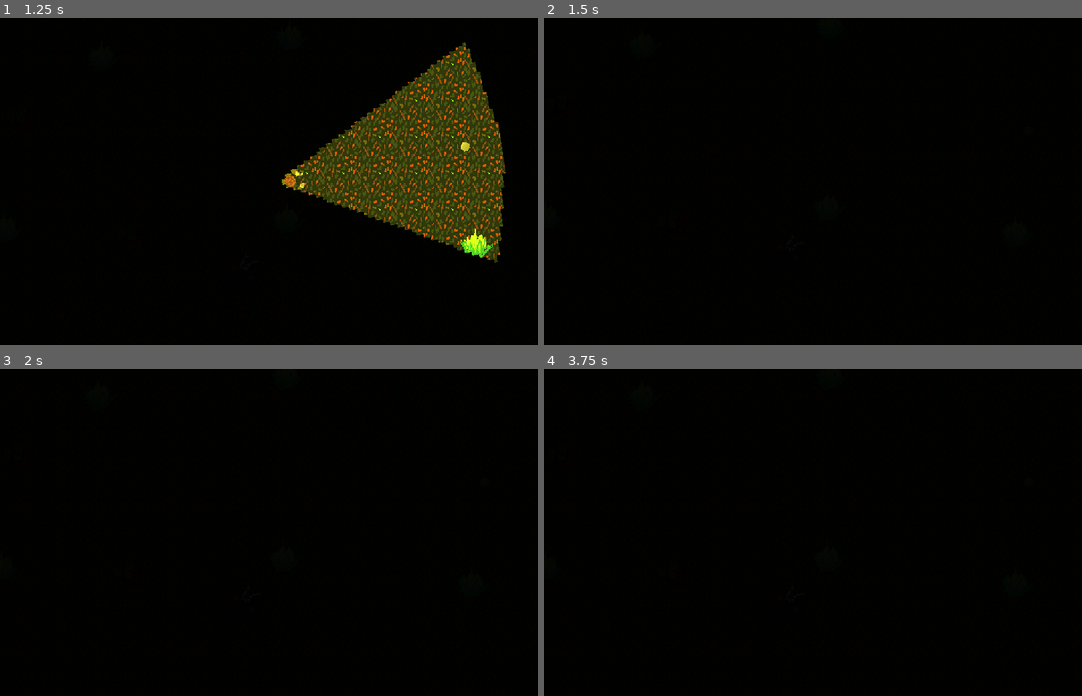
Above: before the commit, frames 1-4 (two rows, left to right).
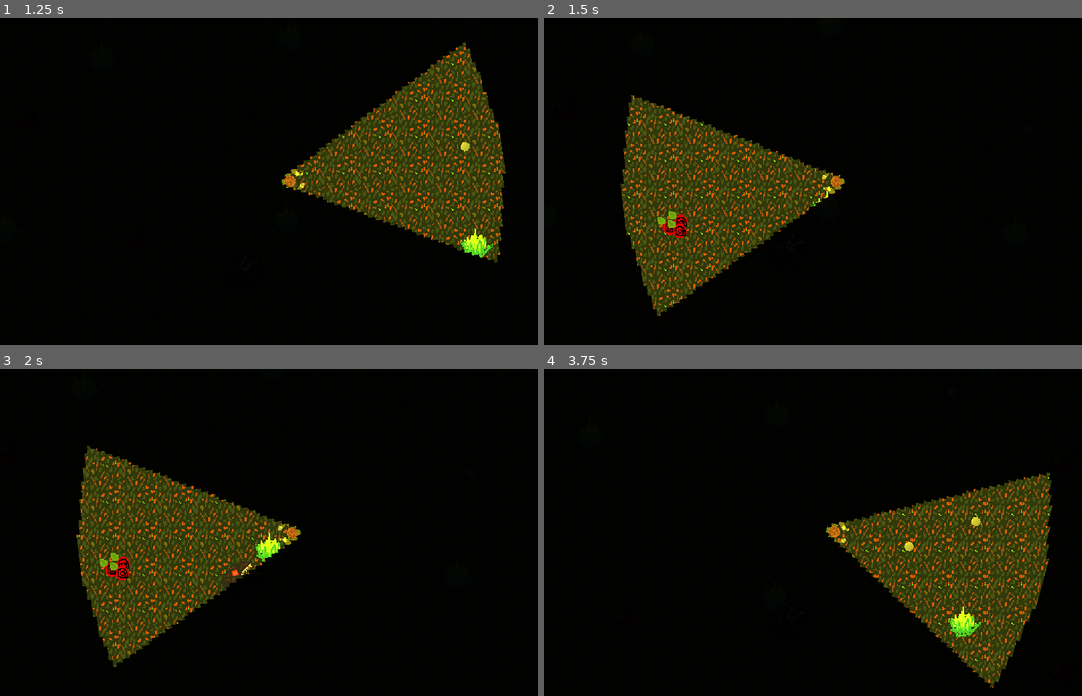
Above: after the commit, the same moments.

Repository: JMWProductions/mysterious-forest
Game: Godot game, scene res://scenes/World.tscn
The game is run twice, just before and just after one commit, with the same random seed, the same clock (stepped at 60 frames per second) and the same inputs.
Inputs (mouse positions are in pixels of both pictures, inside the frame that each line leads up to):
- Up to frame 1 (1.25 s): tap Enter at 0.5 s; move the mouse to (419, 165) at 0.52 s; hold D (move_right) from 0.53 s (still down); click (419, 165) at 0.6 s
- Up to frame 2 (1.5 s): move the mouse to (716, 197) at 1.27 s; release D (move_right) at 1.28 s; hold S (move_down) from 1.28 s (still down); click (716, 197) at 1.35 s
- Up to frame 3 (2 s): keep holding S (move_down)
- Up to frame 4 (3.75 s): move the mouse to (893, 460) at 2.02 s; release S (move_down) at 2.03 s; hold D (move_right) 2.03-2.78 s; click (893, 460) at 2.1 s; move the mouse to (807, 597) at 2.77 s; hold W (move_up) 2.78-3.53 s; click (807, 597) at 2.85 s; move the mouse to (1012, 581) at 3.52 s; hold A (move_left) from 3.53 s (still down); click (1012, 581) at 3.6 s

Frame 1 is identical in both runs. In frame 2, 15% of the frame differs, in the area x 14-56%, y 23-92%; in frame 3, 15%; in frame 4, 15%, in the area x 52-95%, y 31-98%.
Error before the commit: Invalid get index 'position' (on base: 'previously freed instance'). (res://scripts/Boss.gd:19)

Commit message:
Added somethings

Diff:
--- a/scripts/Player.gd
+++ b/scripts/Player.gd
@@ -28,8 +28,8 @@
 	if cooldown != 0:
 		cooldown -= 1
 	if(get_slide_collision(0) != null):
-		if(get_slide_collision(0).get_class().begins_with("Kinematic")):
-			self.queue_free()
+		print(get_slide_collision(0).get_signal_list());
+
 
 # Called every frame. 'delta' is the elapsed time since the previous frame.
 
